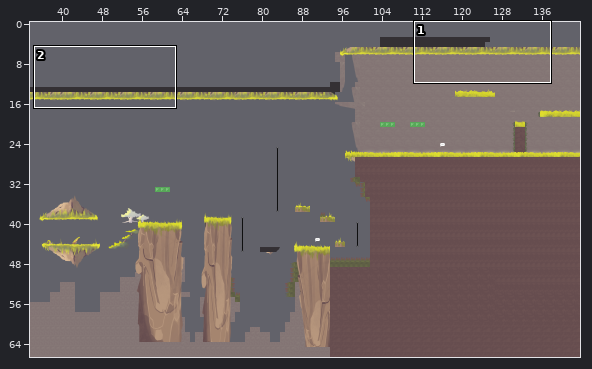
Tiled map -- assets/tilemaps/Alpha1.tmx. Above, an overview of the earlier version with the close-up marked.
Close-up. As it was:
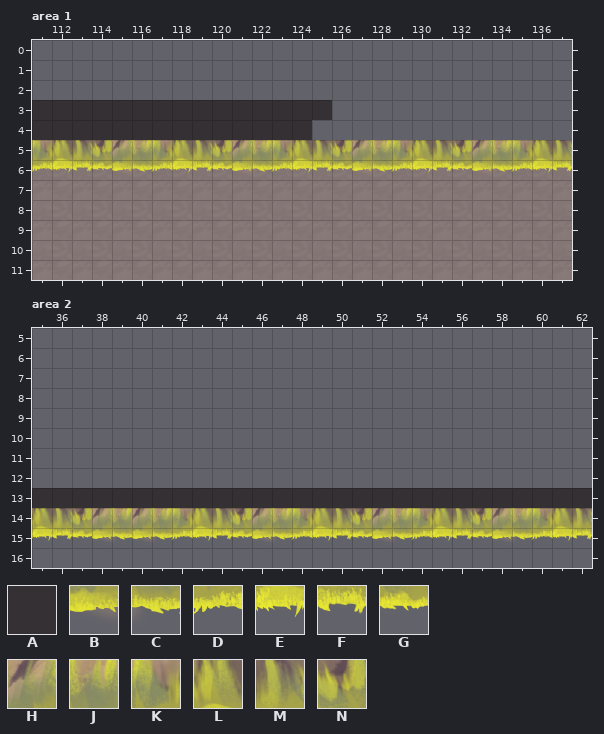
Cells are 64x64 px. Shown: area 1 x 111..137, y 0..11; area 2 x 35..62, y 5..16. The commit also changed other parts of the map, which this record leaves out. Tiles whose own drawing changed are shown in their newer look in all pictures.
Key: from "Alpha_test1": A 116; from "test1": B 2255 flipped up-down, C 2256 flipped up-down, D 2257 flipped up-down, E 2258 flipped up-down, F 2259 flipped up-down, G 2260 flipped up-down, H 2327 flipped up-down, J 2328 flipped up-down, K 2329 flipped up-down, L 2330 flipped up-down, M 2331 flipped up-down, N 2332 flipped up-down.
_ is an empty cell.
Layers that did not change in this view are not listed.
Layer "Sol" before, area 1, first column x 111:
 0 ___________________________
 1 ___________________________
 2 ___________________________
 3 AAAAAAAAAAAAAAA____________
 4 AAAAAAAAAAAAAA_____________
 5 ___________________________
 6 ___________________________
 7 ___________________________
 8 ___________________________
 9 ___________________________
10 ___________________________
11 ___________________________
Layer "test" before, area 1, first column x 111:
 0 ___________________________
 1 ___________________________
 2 ___________________________
 3 ___________________________
 4 ___________________________
 5 KLMNHJKLMNHJKLMNHJKLMNHJKLM
 6 DEFGBCDEFGBCDEFGBCDEFGBCDEF
 7 ___________________________
 8 ___________________________
 9 ___________________________
10 ___________________________
11 ___________________________
Layer "Sol" before, area 2, first column x 35:
 5 ____________________________
 6 ____________________________
 7 ____________________________
 8 ____________________________
 9 ____________________________
10 ____________________________
11 ____________________________
12 ____________________________
13 AAAAAAAAAAAAAAAAAAAAAAAAAAAA
14 AAAAAAAAAAAAAAAAAAAAAAAAAAAA
15 ____________________________
16 ____________________________
Layer "test" before, area 2, first column x 35:
 5 ____________________________
 6 ____________________________
 7 ____________________________
 8 ____________________________
 9 ____________________________
10 ____________________________
11 ____________________________
12 ____________________________
13 ____________________________
14 LMNHJHJKLMNHJKLMNHJKLMNHJKLM
15 EFGBCBCDEFGBCDEFGBCDEFGBCDEF
16 ____________________________
After the commit:
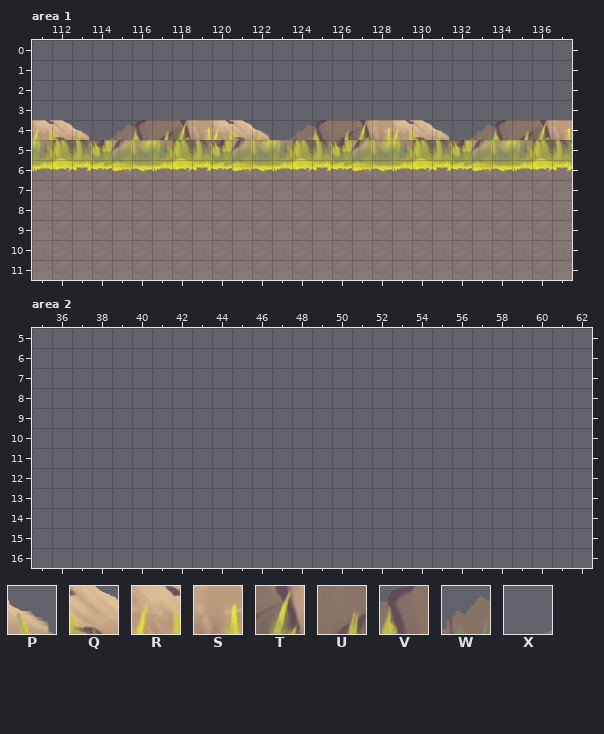
Further tiles: from "test1": P 2398 turned 180, Q 2399 turned 180, R 2400 turned 180, S 2401 turned 180, T 2402 turned 180, U 2403 turned 180, V 2404 turned 180, W 2405 turned 180, X 2406 turned 180.
Difference:
Changed rows in their new state; . is an unchanged cell.
Layer "Sol", area 1:
first column x 111:
 3 _______________
 4 ______________.
Layer "test", area 1:
first column x 111:
 4 RQPXWVUTSRQPXWVUTSRQP.WVUTS
Layer "Sol", area 2:
first column x 35:
13 ____________________________
14 ____________________________
Layer "test", area 2:
first column x 35:
14 ____________________________
15 ____________________________
Pixel boxes of the changes (left, top, right, bottom) in both close-ups:
changed: (32, 100, 451, 140)
added: (472, 120, 572, 140)
removed: (32, 488, 592, 542)
